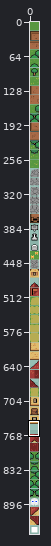
Sprite sheet -- sprites/spritesheet.png. The picture above shows the old version from afar; the outline marks the close-up.
Close-up. Before the commit:
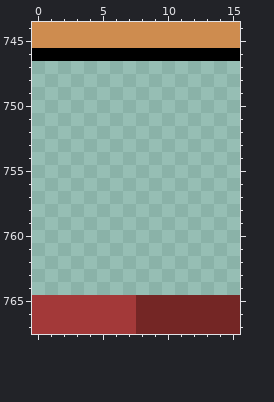
The file is 16x951 pixels. Colours within 5 levels of each other are drawn and written as one. Shown: x 0..15, y 744..767.
The same view after the edit:
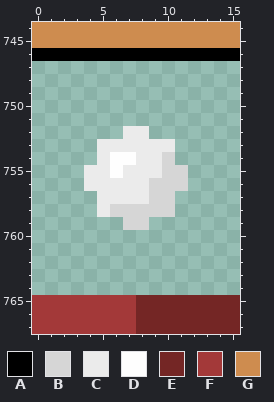
Palette (. is transparent): A #000000  B #d6d6d6  C #ebebeb  D #fffffffc  E #742625  F #a33939  G #ce8c4f
Edits made:
@@ x 0..15 @@
 751 ................
-752 ................
-753 ................
-754 ................
-755 ................
-756 ................
-757 ................
-758 ................
-759 ................
+752 .......CC.......
+753 .....CCCCCC.....
+754 .....CDDCCB.....
+755 ....CCDCCCBB....
+756 ....CCCCCBBB....
+757 .....CCCCBB.....
+758 .....CBBBBB.....
+759 .......BB.......
 760 ................
Where, in picture pixels (left, top, right, bottom), the same in both close-ups:
added: (84, 126, 188, 230)
